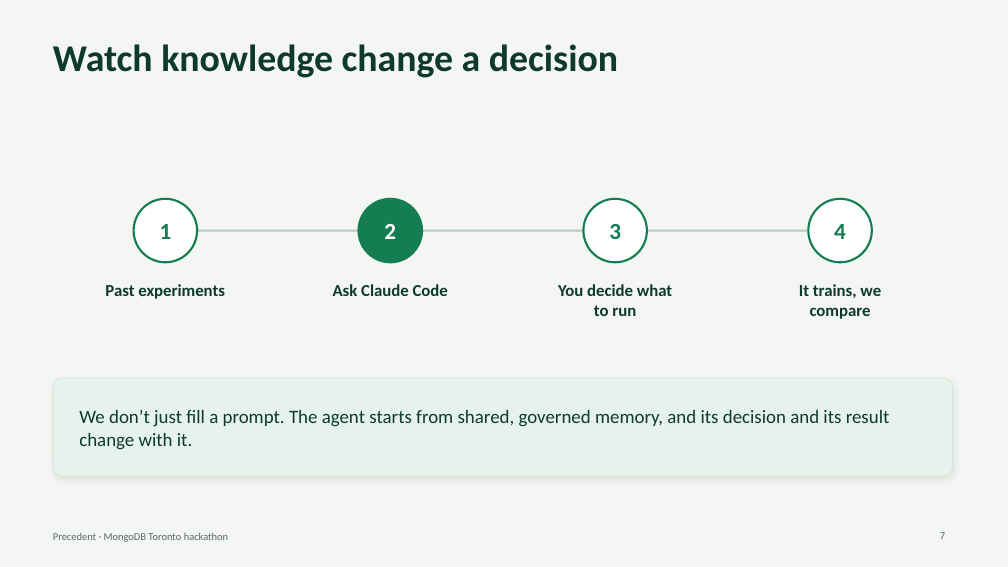
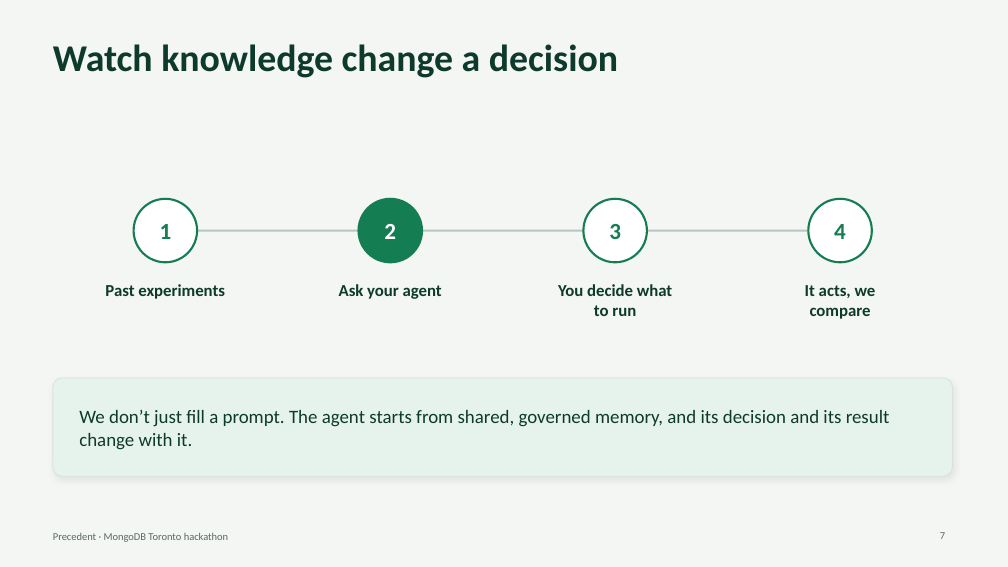
Before and after one commit to SalmaRoshdy-YG/Hackathon-project, a slide deck: slide 7 of docs/deck/precedent-deck.pptx. Drawn at 1008x567 pixels with LibreOffice and Linux fonts; fonts in the diff are those of the drawing. Boxes give left, top, right and bottom in pixels: in the first picture for what was removed or moved away, otherwise in the second. Text is boxed around its words. In the diff, an @@ line names an element or a change of style, - is before the commit and + after.

```diff
--- a/docs/deck/precedent-deck.pptx
+++ b/docs/deck/precedent-deck.pptx
@@ text at (339,284,442,299): text changed @@
-Ask Claude Code
+Ask your agent
@@ text at (805,285,876,319): text changed @@
-It trains, we compare
+It acts, we compare
```
Also in this commit, not shown: 9 other slides changed.
